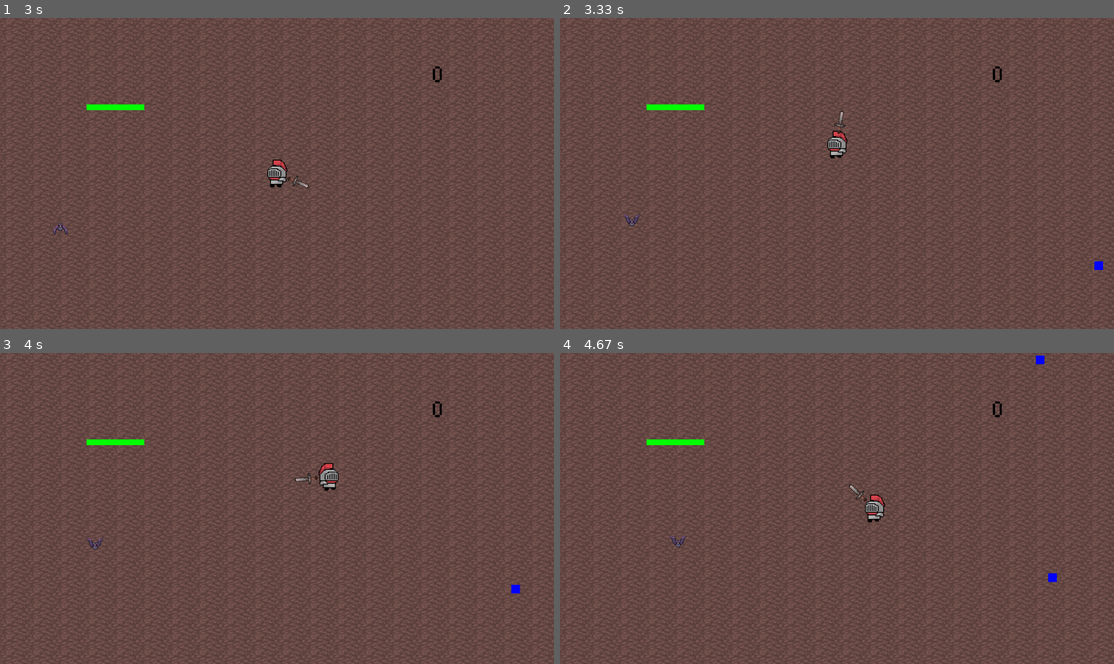
Above: before the commit, frames 1-4 (two rows, left to right).
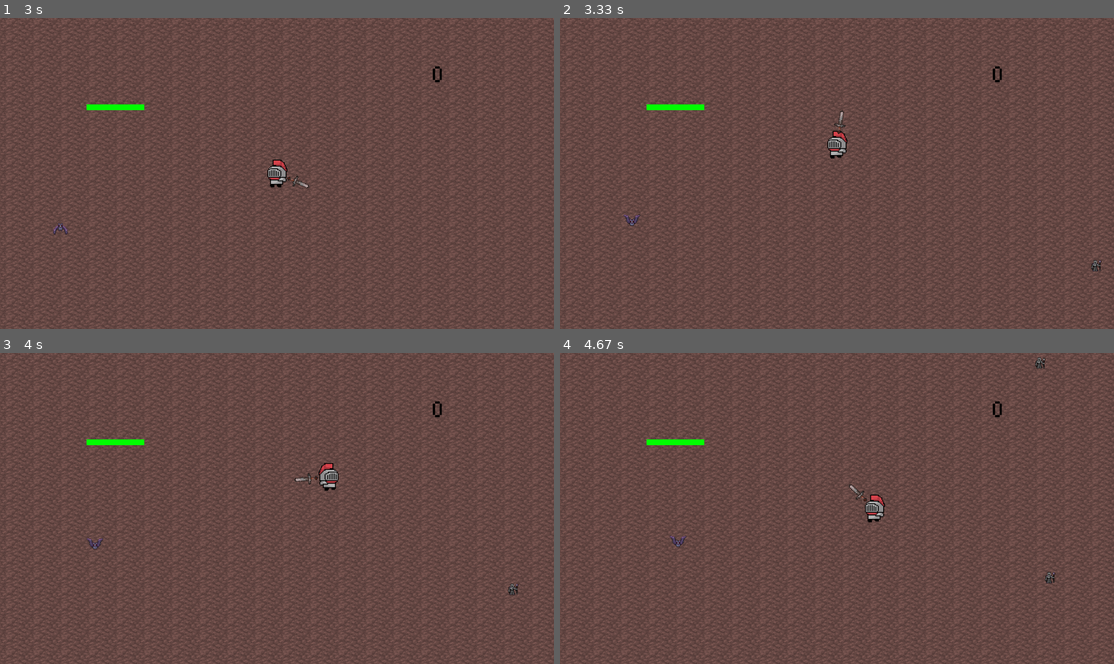
Above: after the commit, the same moments.

Repository: enrico-dibacco/PyGame-Project-3Q
Game: pygame game, started from main.py
Same seed, same stepped clock (60 frames per second), same inputs: the game is played once before the commit and once after it.
Inputs (mouse positions are in pixels of both pictures, inside the frame that each line leads up to):
- Up to frame 1 (3 s): hold D 0.33-0.8 s; move the mouse to (254, 189) at 0.37 s; hold W 0.83-1.13 s; move the mouse to (454, 164) at 0.87 s; hold D 1.17-1.63 s; move the mouse to (144, 176) at 1.2 s; hold A 1.67-2.2 s; move the mouse to (105, 126) at 1.7 s; hold S 2.23-2.53 s; move the mouse to (360, 64) at 2.27 s; hold A 2.57-2.97 s; move the mouse to (343, 201) at 2.6 s
- Up to frame 2 (3.33 s): hold W from 3 s (still down); move the mouse to (848, 67) at 3.03 s
- Up to frame 3 (4 s): release W at 3.37 s; hold D from 3.4 s (still down); move the mouse to (77, 499) at 3.43 s
- Up to frame 4 (4.67 s): release D at 4.03 s; hold S 4.07-4.43 s; move the mouse to (842, 542) at 4.1 s; hold A from 4.47 s (still down); move the mouse to (820, 455) at 4.5 s

Frame 1 is identical in both runs. In frame 2, less than 0.1% of the frame differs, in the area x 95-99%, y 77-82%; in frame 3, less than 0.1%; in frame 4, 0.1%, in the area x 85-90%, y 0-75%.

Commit message:
Added mage animation and also added particle und particles

Diff:
--- a/enemy.py
+++ b/enemy.py
@@ -13,12 +13,14 @@
         self.knockback_distance = 100
 
         if self.is_special:
-            # Just a plain blue square
-            surface = pg.Surface((30, 30))
-            surface.fill((0, 0, 255))
-            self.frames = [surface]
+            # Load special mage animation
+            self.frames = [
+                pg.image.load("mageanimation/mage1.png").convert_alpha(),
+                pg.image.load("mageanimation/mage2.png").convert_alpha()
+            ]
+            self.frames = [pg.transform.scale(f, (50, 50)) for f in self.frames]
         else:
-            # Load animated frames from image files
+            # Load standard enemy animation
             self.frames = [
                 pg.image.load("batanimation/enemy1.png").convert_alpha(),
                 pg.image.load("batanimation/enemy2.png").convert_alpha(),
@@ -46,15 +48,14 @@
 
         self.knockback_timer = 0
 
-        # Animation (used only for non-special enemies)
+        # Animation
         self.anim_index = 0
         self.anim_direction = 1
         self.anim_timer = 0
         self.anim_speed = 10
 
     def update(self):
-        if not self.is_special:
-            self.animate()
+        self.animate()
 
         if self.state == "approaching":
             self.move_toward_player()
@@ -72,9 +73,9 @@
             self.anim_timer = 0
             self.anim_index += self.anim_direction
 
-            if self.anim_index == 2:
+            if self.anim_index >= len(self.frames) - 1:
                 self.anim_direction = -1
-            elif self.anim_index == 0:
+            elif self.anim_index <= 0:
                 self.anim_direction = 1
 
             self.image = self.frames[self.anim_index]
--- a/main.py
+++ b/main.py
@@ -8,6 +8,21 @@
 from score import Score
 from healthbar import HealthBar
 from fireball import Fireball
+class Particle(pg.sprite.Sprite):
+    def __init__(self, pos):
+        super().__init__()
+        self.image = pg.Surface((6, 6), pg.SRCALPHA)
+        self.image.fill((255, 50, 50))
+        self.rect = self.image.get_rect(center=pos)
+        self.velocity = [random.uniform(-3, 3), random.uniform(-3, 3)]
+        self.life = 30
+
+    def update(self):
+        self.rect.x += self.velocity[0]
+        self.rect.y += self.velocity[1]
+        self.life -= 1
+        if self.life <= 0:
+            self.kill()
 
 pg.mixer.pre_init(frequency=44100, size=-16, channels=2)
 pg.init()
@@ -21,6 +36,7 @@
 all_sprites = pg.sprite.Group(player)
 enemy_group = pg.sprite.Group()
 fireballs = pg.sprite.Group()
+particles = pg.sprite.Group()
 
 spawn_timer = 0
 SPAWN_INTERVAL = 1500
@@ -33,6 +49,9 @@
 ]
 
 original_death_sound = pg.mixer.Sound("sfx/death.wav")
+
+shake_timer = 0
+shake_magnitude = 8
 
 def play_sound(soundname, volume=0.5, loop=False):
     sound = pg.mixer.Sound(f"{soundname}")
@@ -60,6 +79,10 @@
         fireball = Fireball(origin, angle, fireball_images)
         fireballs.add(fireball)
 
+def spawn_particles(pos, count=10):
+    for _ in range(count):
+        particles.add(Particle(pos))
+
 play_sound("music/bossphaseone.wav", 0.1, True)
 
 while True:
@@ -82,6 +105,7 @@
     all_sprites.update(keys)
     fireballs.update()
     enemy_group.update()
+    particles.update()
 
     if spawn_timer >= SPAWN_INTERVAL:
         special = random.random() < 0.3
@@ -92,17 +116,21 @@
     for fireball in fireballs:
         for enemy in enemy_group:
             if fireball.rect.colliderect(enemy.rect):
+                spawn_particles(enemy.rect.center)
                 enemy.kill()
                 score.add(50)
                 fireball.kill()
                 play_random_pitch(original_death_sound)
+                shake_timer = 8
 
     for enemy in enemy_group:
         if enemy.state == "approaching" and not enemy.is_special:
             if player.shield_collides(enemy.rect):
+                spawn_particles(enemy.rect.center)
                 enemy.kill()
                 score.add(100)
                 play_random_pitch(original_death_sound)
+                shake_timer = 8
 
     if player.swing_timer > 0:
         for enemy in enemy_group:
@@ -113,22 +141,33 @@
 
     for enemy in enemy_group:
         if enemy.state == "vulnerable" and player.shield_collides(enemy.rect):
+            spawn_particles(enemy.rect.center)
             enemy.kill()
             score.add(100)
             play_random_pitch(original_death_sound)
+            shake_timer = 8
         if player.player_collides(enemy.rect):
             player.health -= 10
             healthb.current_health = player.health
+            spawn_particles(enemy.rect.center)
             enemy.kill()
+            shake_timer = 8
             if player.health <= 0:
                 print("Game Over")
                 pg.quit()
                 exit()
 
-    screen.blit(background, (0, 0))
-    player.draw(screen)
+    if shake_timer > 0:
+        shake_offset = (random.randint(-shake_magnitude, shake_magnitude), random.randint(-shake_magnitude, shake_magnitude))
+        shake_timer -= 1
+    else:
+        shake_offset = (0, 0)
+
+    screen.blit(background, shake_offset)
+    player.draw(screen, shake_offset)
     fireballs.draw(screen)
     enemy_group.draw(screen)
+    particles.draw(screen)
     healthb.draw(screen)
     score.draw(screen)
     pg.display.flip()
--- a/player.py
+++ b/player.py
@@ -91,15 +91,18 @@
         else:
             self.shield_image = self.shield_base_image
 
-    def draw(self, surface):
-        surface.blit(self.image, self.rect)
-        px, py = self.rect.center
+    def draw(self, surface, offset=(0, 0)):
+        x_off, y_off = offset
+        rect = self.rect.move(x_off, y_off)
+        surface.blit(self.image, rect)
+        px, py = rect.center
         shield_x = px + self.shield_radius * math.cos(self.shield_angle)
         shield_y = py + self.shield_radius * math.sin(self.shield_angle)
-        angle_deg = -math.degrees(self.shield_angle)-90
+        angle_deg = -math.degrees(self.shield_angle) - 90
         rotated_shield = pygame.transform.rotate(self.shield_image, angle_deg)
         shield_rect = rotated_shield.get_rect(center=(shield_x, shield_y))
         surface.blit(rotated_shield, shield_rect)
+
 
     def shield_collides(self, other_rect):
         px, py = self.rect.center
Binary file added: mageanimation/mage1.png
Binary file added: mageanimation/mage2.png
